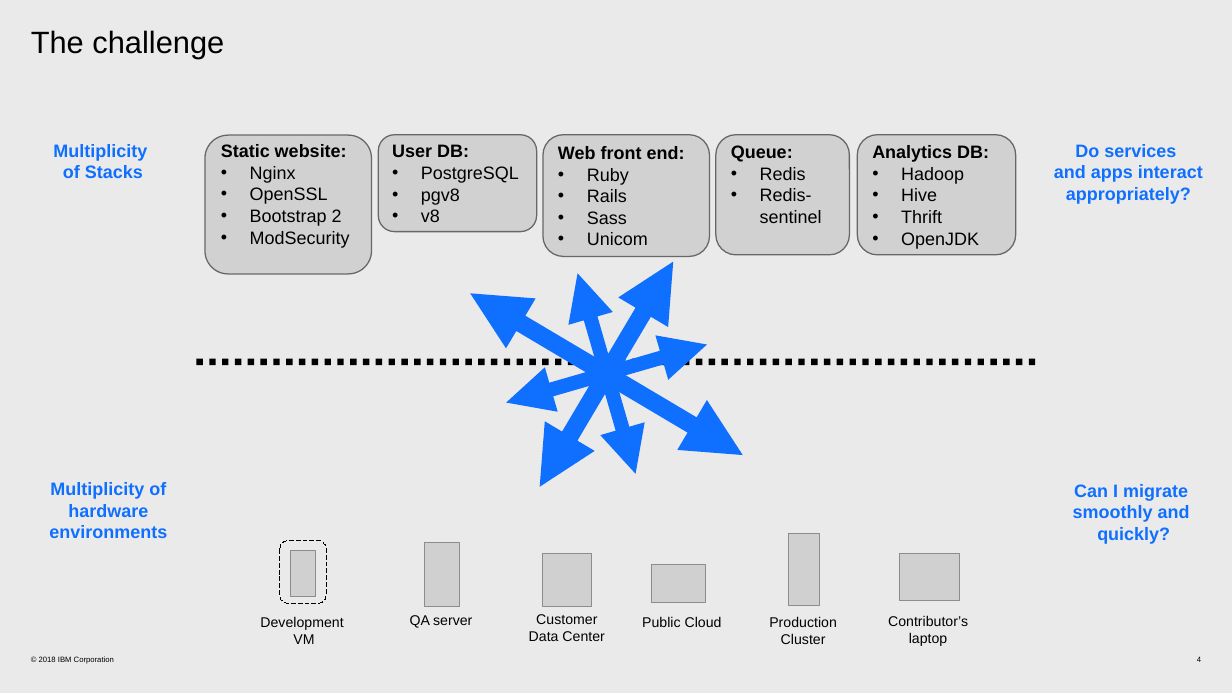
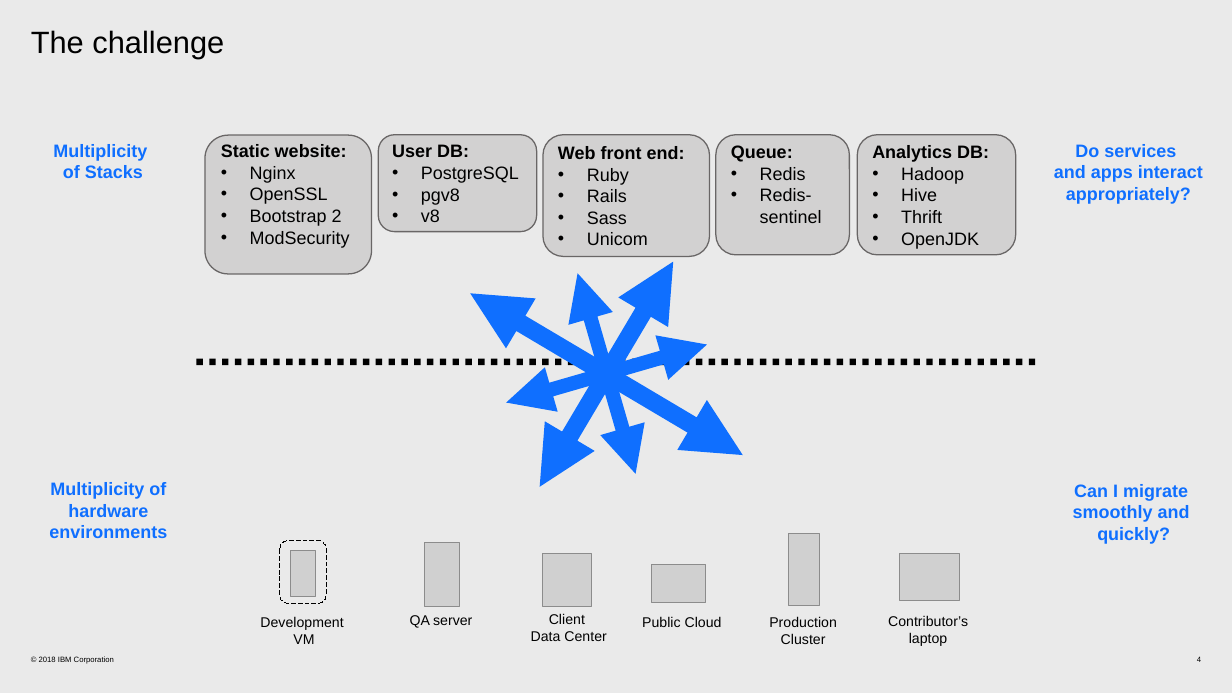
Before and after one commit to ibm-cloud-architecture/icp-operations, a slide deck: slide 4 of Training/Containers and Docker_MI.pptx. Drawn at 1232x693 pixels with LibreOffice and Linux fonts; fonts in the diff are those of the drawing; grey boxes stand for pictures. Boxes give left, top, right and bottom in pixels: in the first picture for what was removed or moved away, otherwise in the second. Text is boxed around its words. In the diff, an @@ line names an element or a change of style, - is before the commit and + after.

```diff
--- a/Training/Containers and Docker_MI.pptx
+++ b/Training/Containers and Docker_MI.pptx
@@ text at [531, 613, 606, 641]: text changed @@
-Customer Data Center
+Client
+Data Center
```
Also in this commit, not shown: 2 other slides changed, 2 other files.
